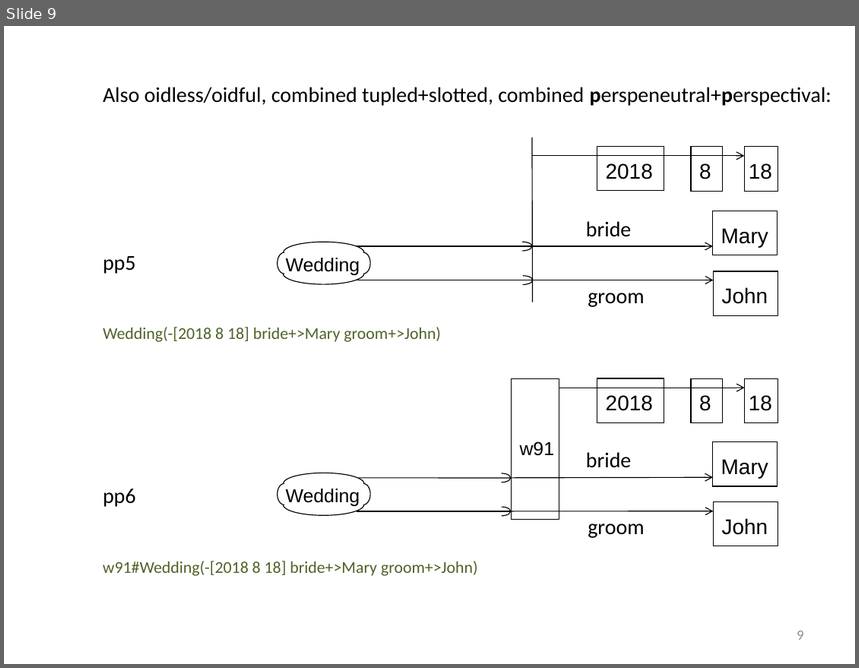
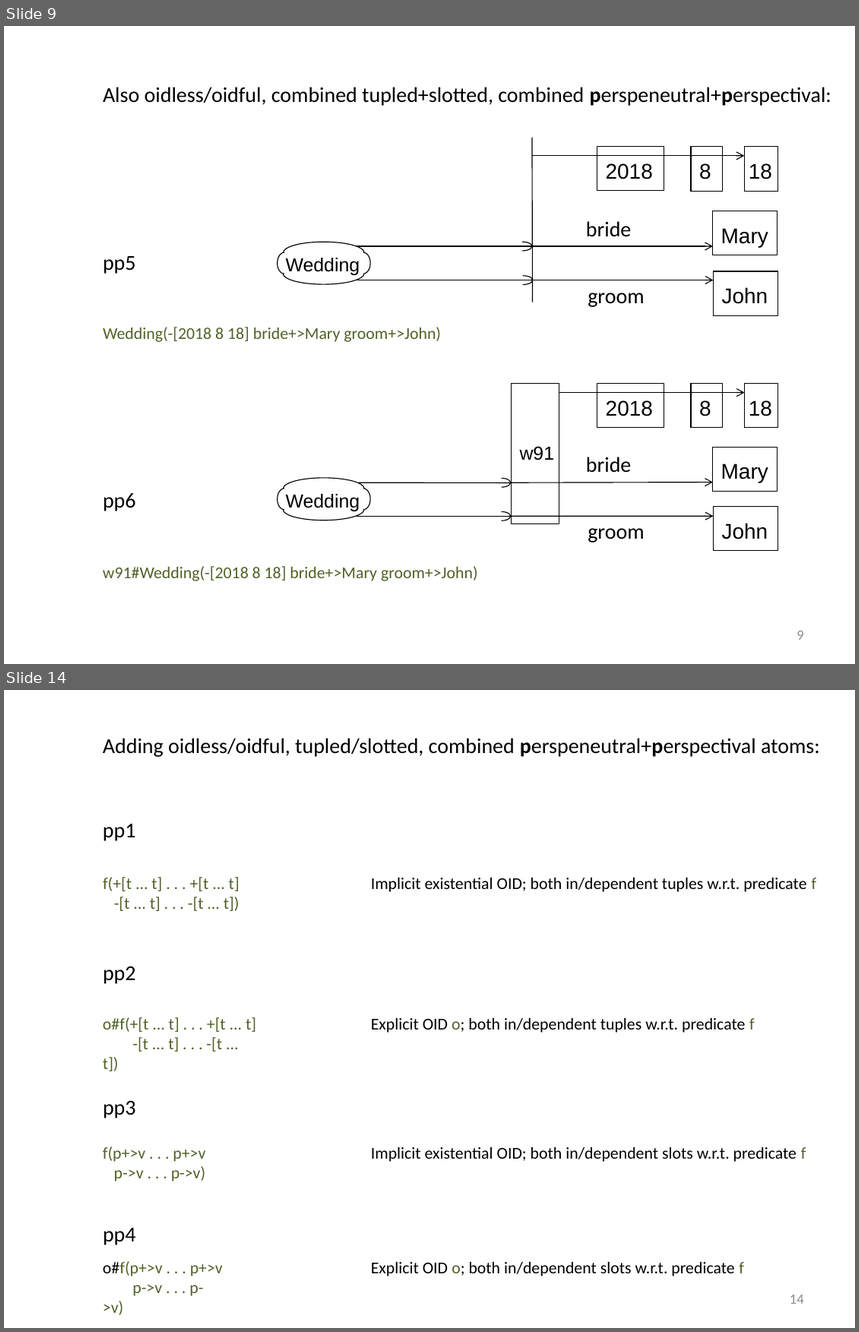
Before and after one commit to RuleML/ruleml-website, a slide deck: talks/PSOAMetamodelGrailogWedding.pptx. Shown one above the other, each under a label of ours: slide 9 before the commit, slides 9 and 14 after it; the slides between them are not shown. The pictures are 859x668 and 859x1332 pixels, drawn with LibreOffice and Linux fonts; fonts in the diff are those of the drawing. Boxes give left, top, right and bottom in pixels: in the first picture for what was removed or moved away, otherwise in the second. Text is boxed around its words. In the diff, an @@ line names an element or a change of style, - is before the commit and + after.

```diff
--- a/talks/PSOAMetamodelGrailogWedding.pptx
+++ b/talks/PSOAMetamodelGrailogWedding.pptx
@@ slide 14 added at bbox=[4, 690, 855, 1328], background #FFFFFF @@
@@ text added at bbox=[103, 738, 820, 757], 18 pt, text #000000 @@
+Adding oidless/oidful, tupled/slotted, combined perspeneutral+perspectival atoms:
@@ text added at bbox=[103, 824, 136, 841], 18 pt, text #000000 @@
+pp1
@@ text added at bbox=[103, 877, 240, 911], 14 pt, text #4F6228 @@
+f(+[t ... t] . . . +[t ... t]
+-[t ... t] . . . -[t ... t])
@@ text added at bbox=[371, 878, 817, 892], 14 pt, text #000000 @@
+Implicit existential OID; both in/dependent tuples w.r.t. predicate f
@@ text added at bbox=[103, 967, 136, 984], 18 pt, text #000000 @@
+pp2
@@ text added at bbox=[103, 1018, 256, 1052], 14 pt, text #4F6228 @@
+o#f(+[t ... t] . . . +[t ... t]
+-[t ... t] . . . -[t ... t])
@@ text added at bbox=[371, 1018, 755, 1033], 14 pt, text #000000 @@
+Explicit OID o; both in/dependent tuples w.r.t. predicate f
@@ text added at bbox=[103, 1101, 136, 1119], 18 pt, text #000000 @@
+pp3
@@ text added at bbox=[103, 1147, 205, 1182], 14 pt, text #4F6228 @@
+f(p+>v . . . p+>v
+p->v . . . p->v)
@@ text added at bbox=[371, 1148, 807, 1162], 14 pt, text #000000 @@
+Implicit existential OID; both in/dependent slots w.r.t. predicate f
@@ text added at bbox=[103, 1228, 136, 1246], 18 pt, text #000000 @@
+pp4
@@ text added at bbox=[103, 1262, 223, 1296], 14 pt, text #4F6228 @@
+o#f(p+>v . . . p+>v
+p->v . . . p->v)
@@ text added at bbox=[371, 1262, 744, 1277], 14 pt, text #000000 @@
+Explicit OID o; both in/dependent slots w.r.t. predicate f
@@ page number added at bbox=[790, 1295, 804, 1304], 12 pt, text #8C8C8C @@
+14
@@ slide 9 changed as well @@
@@ 12 arc (boxed as its full ellipse)s, 11 texts, 6 rectangles, 3 arrows, 2 lines: place and size @@
-12 arc (boxed as its full ellipse)s, 11 texts, 6 rectangles, 3 arrows, 2 lines at bbox=[103, 379, 778, 576]
+12 arc (boxed as its full ellipse)s, 11 texts, 6 rectangles, 3 arrows, 2 lines at bbox=[103, 383, 778, 582]
```
Also in this commit, not shown: 7 other slides changed, 5 other slides added, 1 other file.
